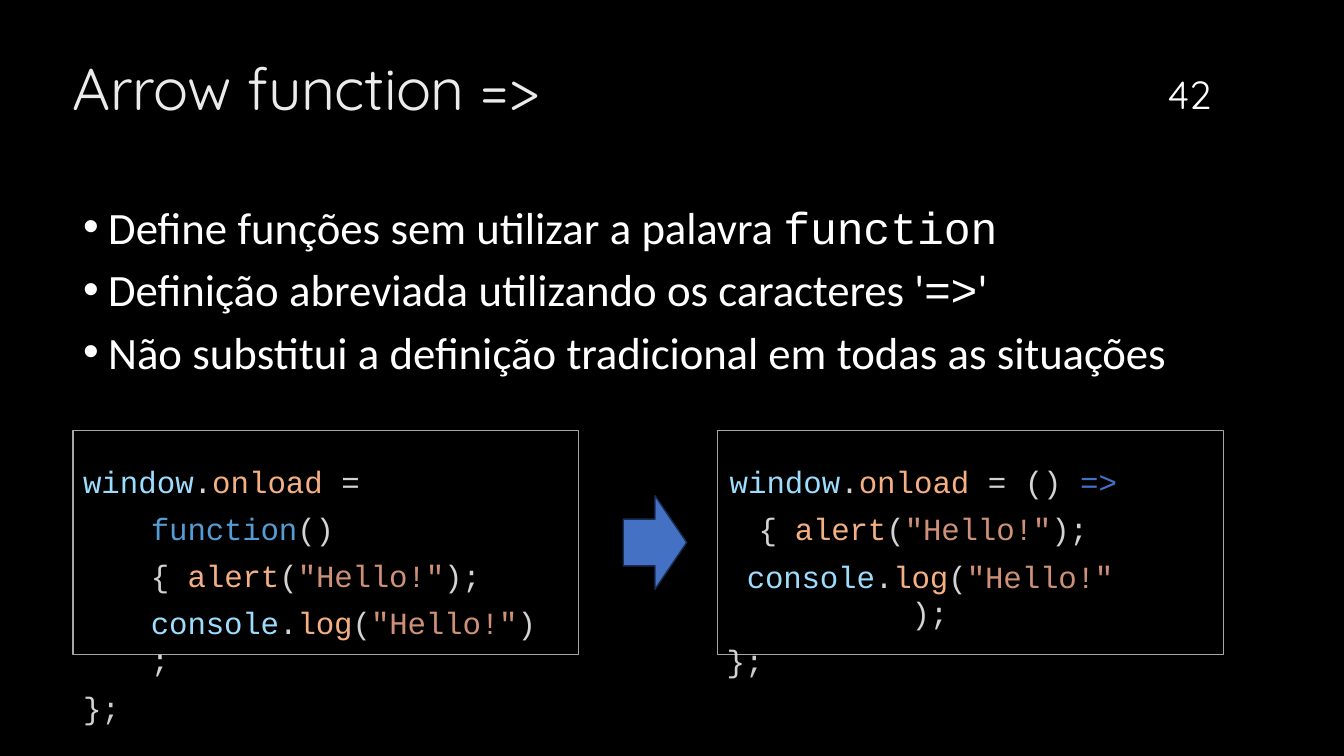
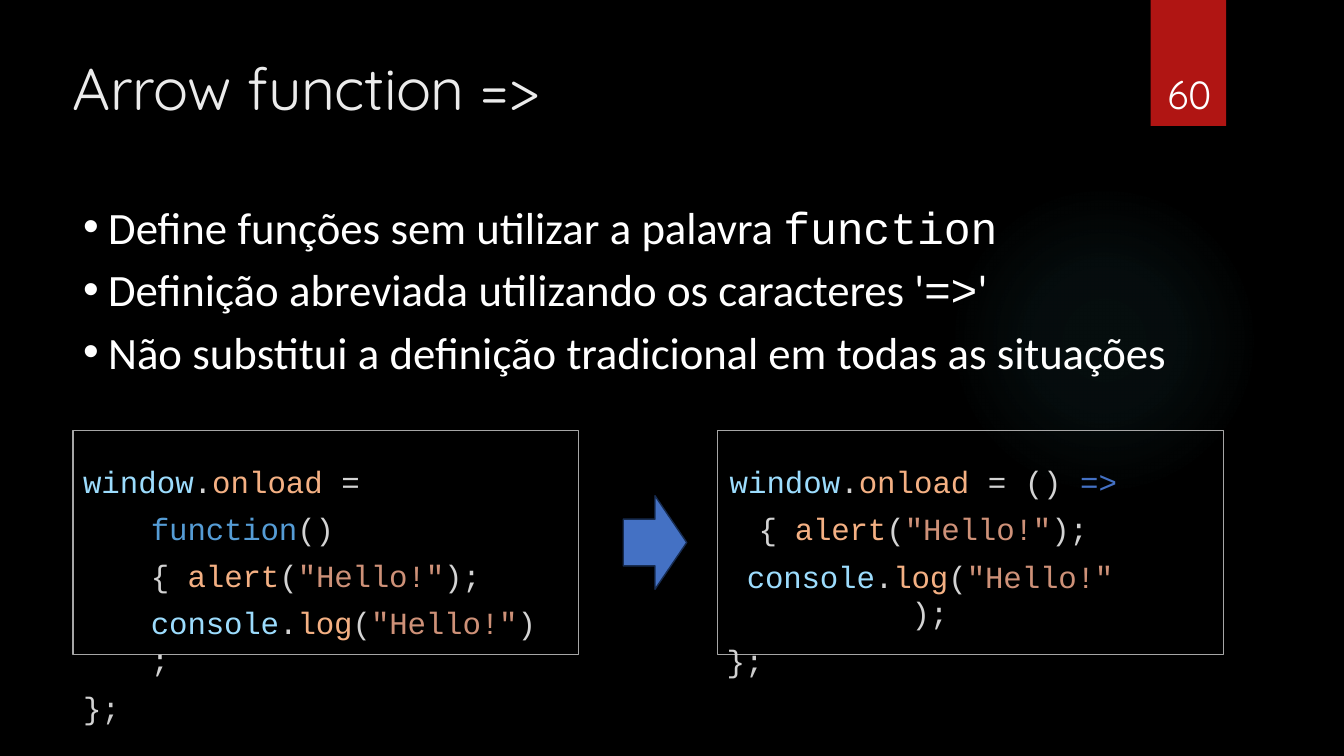
Before and after one commit to mizaelcarlos/Infonet---3-Ano-2025, a slide deck: slide 60 of Programação Client-Side/JavaScript.pptx (slide 42 before the commit). Drawn at 1344x756 pixels with LibreOffice and Linux fonts; fonts in the diff are those of the drawing; background and template pictures are left out. Boxes give left, top, right and bottom in pixels: in the first picture for what was removed or moved away, otherwise in the second. Text is boxed around its words. In the diff, an @@ line names an element or a change of style, - is before the commit and + after.

```diff
--- a/Programação Client-Side/JavaScript.pptx
+++ b/Programação Client-Side/JavaScript.pptx
@@ rectangle added at box(1150, 0, 1226, 126), fill #B01513 @@
@@ page number at box(1167, 80, 1211, 110): text changed @@
-42
+60
```
Also in this commit, not shown: 6 other slides changed, 3 slides added, 2 slides removed, 5 other files.
